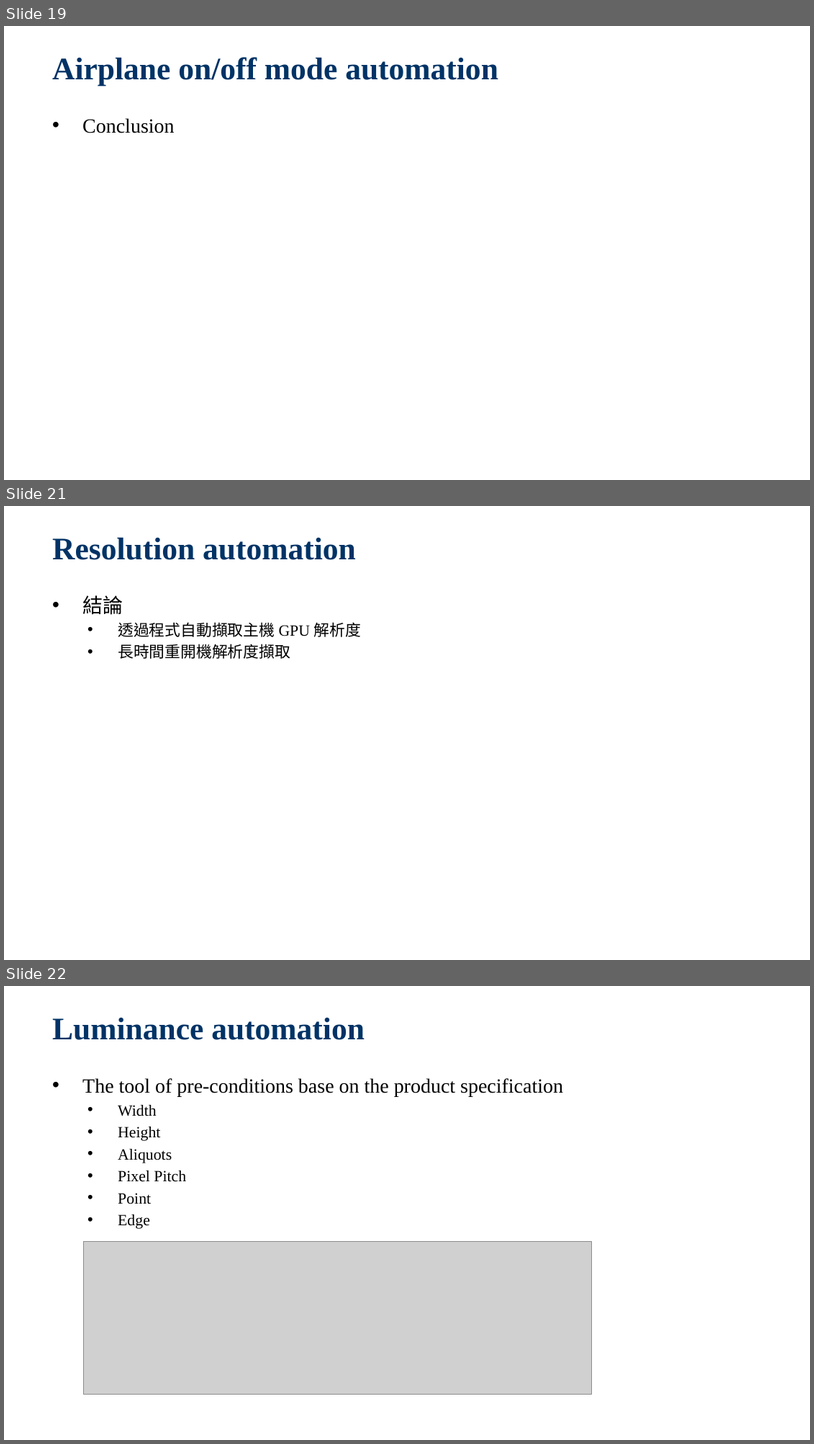
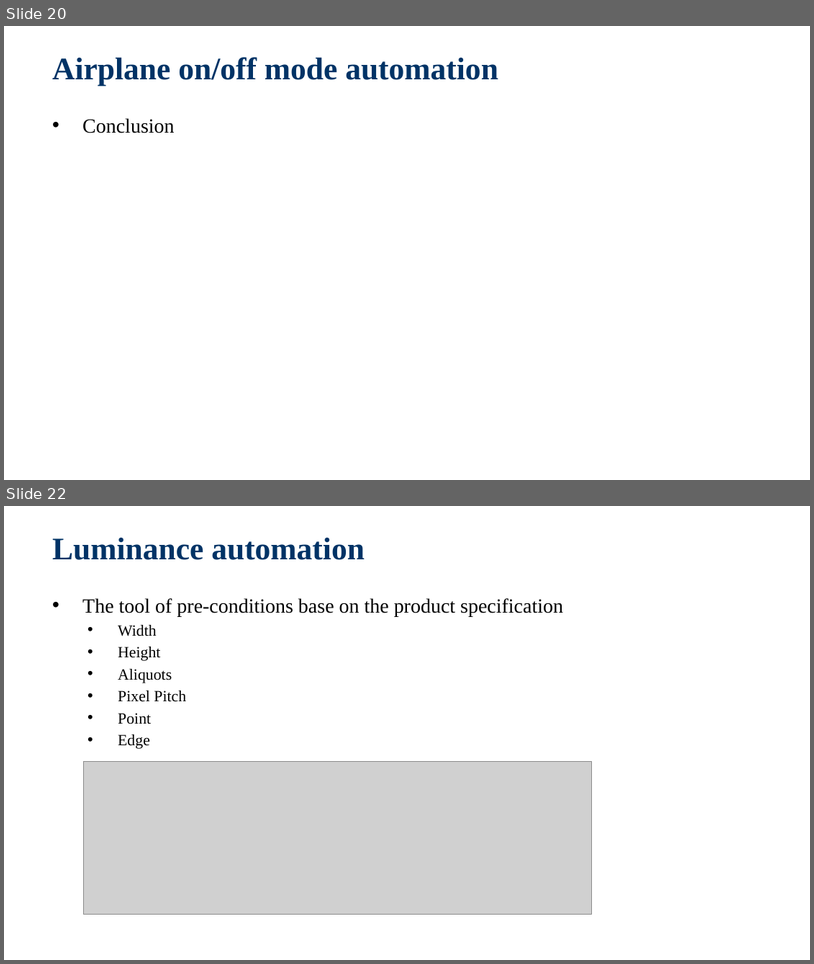
Before and after one commit to jackiejay888/automation, a slide deck: kpi/Test Automation_Demo.pptx. Shown one above the other, each under a label of ours: slides 19, 21 and 22 before the commit, slides 20 and 22 after it; the slides between them are not shown. The pictures are 814x1444 and 814x964 pixels, drawn with LibreOffice and Linux fonts; fonts in the diff are those of the drawing; grey boxes stand for pictures; background and template pictures are left out. Boxes give left, top, right and bottom in pixels: in the first picture for what was removed or moved away, otherwise in the second. Text is boxed around its words. In the diff, an @@ line names an element or a change of style, - is before the commit and + after.

```diff
--- a/kpi/Test Automation_Demo.pptx
+++ b/kpi/Test Automation_Demo.pptx
@@ slide 21 removed at <box>4,506,810,960</box>, background picture (left out) @@
@@ title removed at <box>52,537,356,560</box> @@
-Resolution automation
@@ text removed at <box>82,595,361,659</box> @@
-  • 結論
-    • 透過程式自動擷取主機 GPU 解析度
-    • 長時間重開機解析度擷取
@@ what was slide 19 is now slide 20 @@
```
Also in this commit, not shown: 5 slides changed, 1 slide added, 4 other files.
